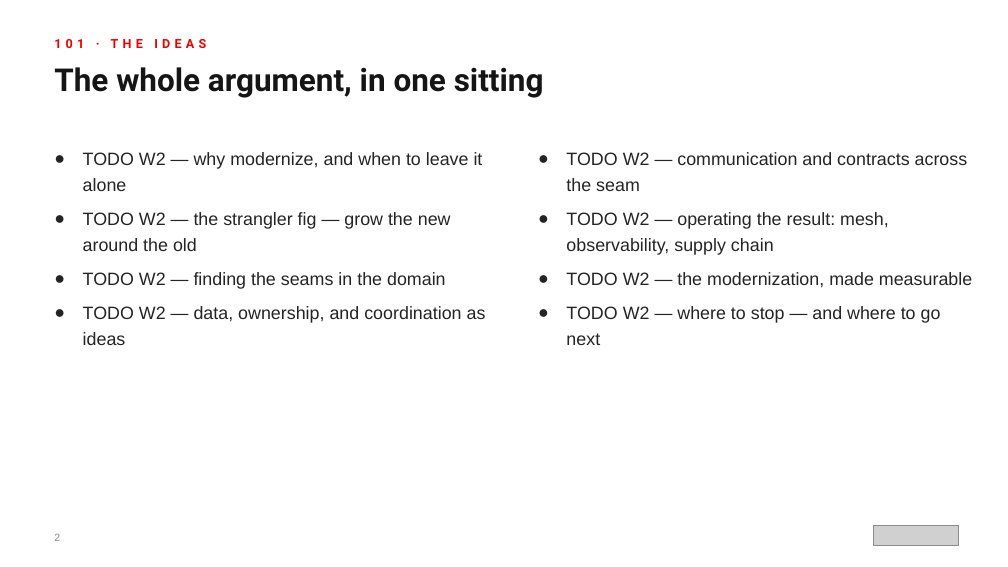
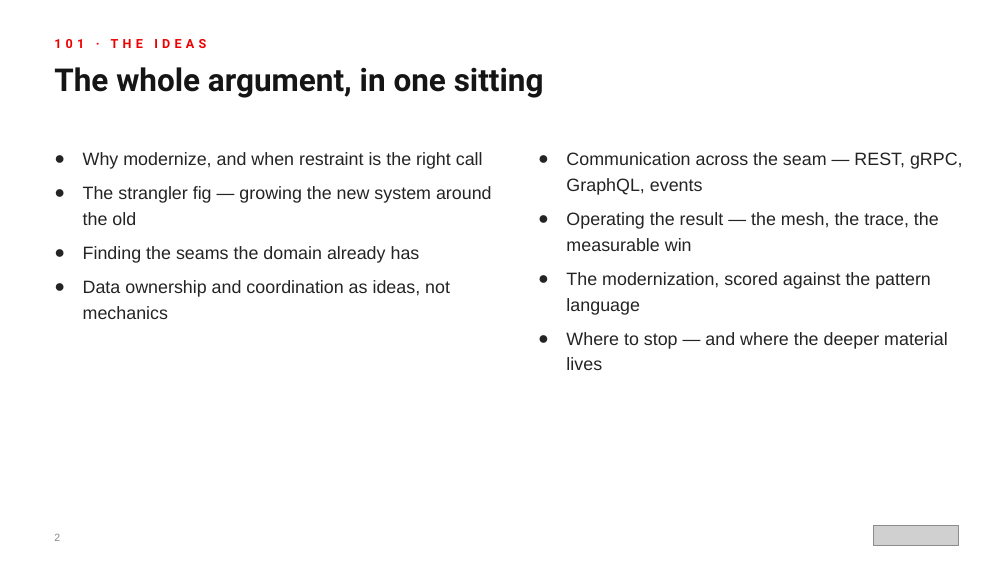
Before and after one commit to patterncatalyst/modernizing-enterprise-applications-python, a slide deck: slide 2 of presentation/modernizing-101/Modernizing_101-r1.0.pptx. Drawn at 1008x567 pixels with LibreOffice and Linux fonts; fonts in the diff are those of the drawing; grey boxes stand for pictures. Boxes give left, top, right and bottom in pixels: in the first picture for what was removed or moved away, otherwise in the second. Text is boxed around its words. In the diff, an @@ line names an element or a change of style, - is before the commit and + after.

```diff
--- a/presentation/modernizing-101/Modernizing_101-r1.0.pptx
+++ b/presentation/modernizing-101/Modernizing_101-r1.0.pptx
@@ text at [83,152,492,319]: text changed @@
-● TODO W2 — why modernize, and when to leave it alone
-● TODO W2 — the strangler fig — grow the new around the old
-● TODO W2 — finding the seams in the domain
-● TODO W2 — data, ownership, and coordination as ideas
+● Why modernize, and when restraint is the right call
+● The strangler fig — growing the new system around the old
+● Finding the seams the domain already has
+● Data ownership and coordination as ideas, not mechanics
@@ text at [566,152,963,370]: text changed @@
-● TODO W2 — communication and contracts across the seam
-● TODO W2 — operating the result: mesh, observability, supply chain
-● TODO W2 — the modernization, made measurable
-● TODO W2 — where to stop — and where to go next
+● Communication across the seam — REST, gRPC, GraphQL, events
+● Operating the result — the mesh, the trace, the measurable win
+● The modernization, scored against the pattern language
+● Where to stop — and where the deeper material lives
```
Also in this commit, not shown: 18 other slides changed, 1 other file.
